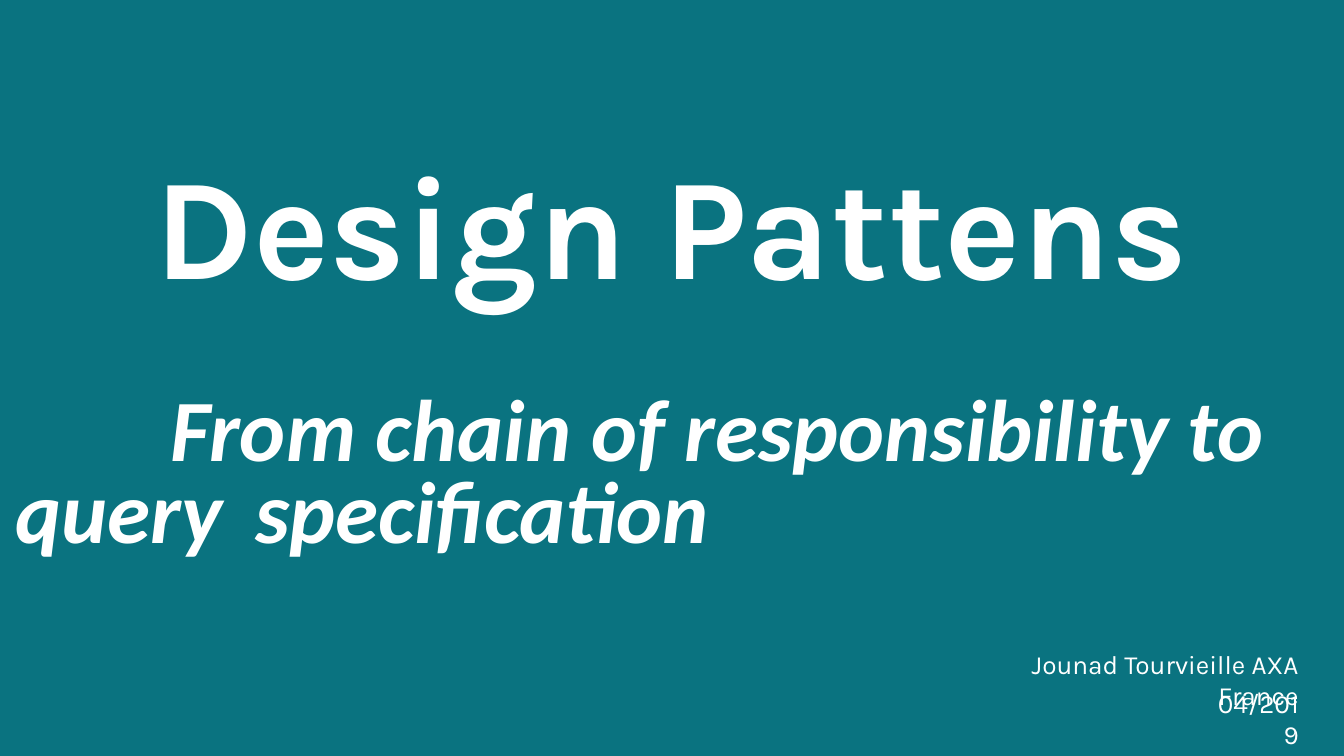
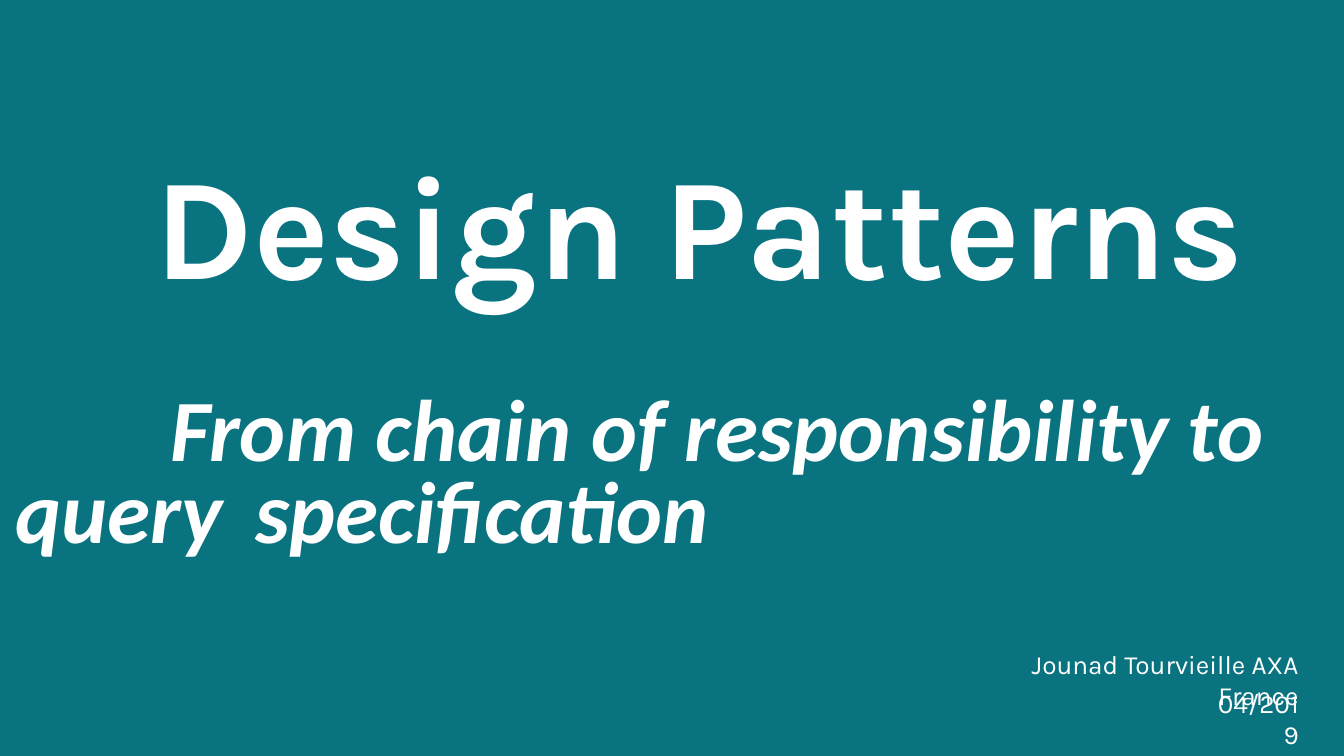
Before and after one commit to jtourvieille/DesignPatterns, a slide deck: slide 1 of Behavioral/ChainOfResp/DP - CoR.pptx. Drawn at 1344x756 pixels with LibreOffice and Linux fonts; fonts in the diff are those of the drawing; background and template pictures are left out. Boxes give left, top, right and bottom in pixels: in the first picture for what was removed or moved away, otherwise in the second. Text is boxed around its words. In the diff, an @@ line names an element or a change of style, - is before the commit and + after.

```diff
--- a/Behavioral/ChainOfResp/DP - CoR.pptx
+++ b/Behavioral/ChainOfResp/DP - CoR.pptx
@@ text at box(155, 176, 1243, 313): text changed @@
-Design Pattens
+Design Patterns
```
Also in this commit, not shown: 16 other slides changed, 1 other file.
